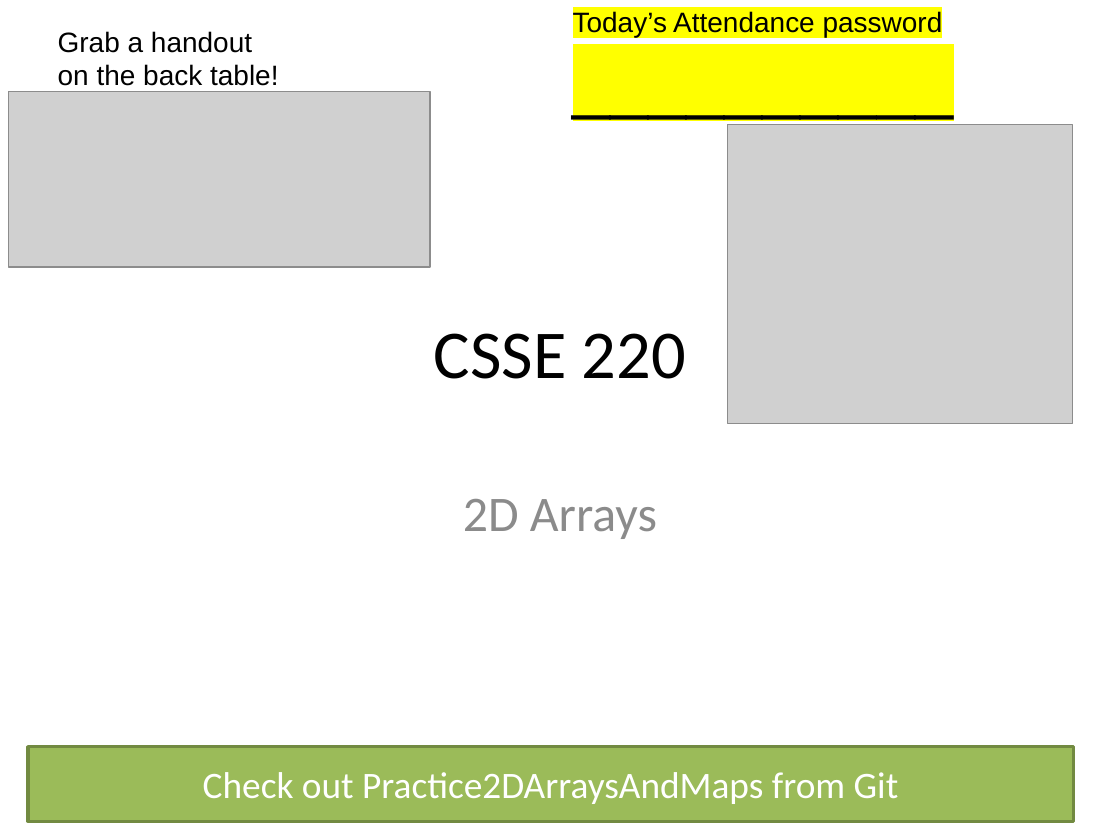
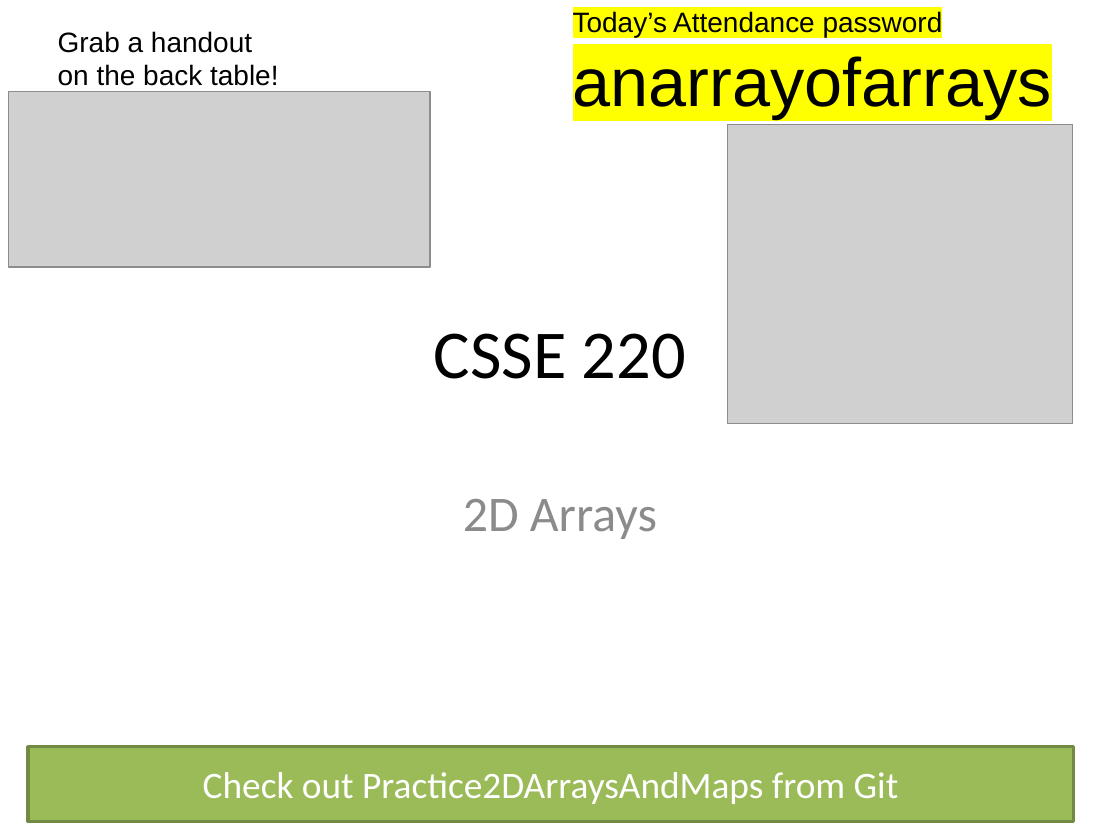
Before and after one commit to RHIT-CSSE/csse220, a slide deck: slide 1 of ClassMaterials/2DArraysAndMaps/Slides/Part1-Help-and-Academic-Integrity.pptx. Drawn at 1120x840 pixels with LibreOffice and Linux fonts; fonts in the diff are those of the drawing; grey boxes stand for pictures. Boxes give left, top, right and bottom in pixels: in the first picture for what was removed or moved away, otherwise in the second. Text is boxed around its words. In the diff, an @@ line names an element or a change of style, - is before the commit and + after.

```diff
--- a/ClassMaterials/2DArraysAndMaps/Slides/Part1-Help-and-Academic-Integrity.pptx
+++ b/ClassMaterials/2DArraysAndMaps/Slides/Part1-Help-and-Academic-Integrity.pptx
@@ text at <box>573,56,1052,118</box>: text changed @@
-__________
+anarrayofarrays
```
Also in this commit, not shown: 1 other slide changed, 48 other files.
